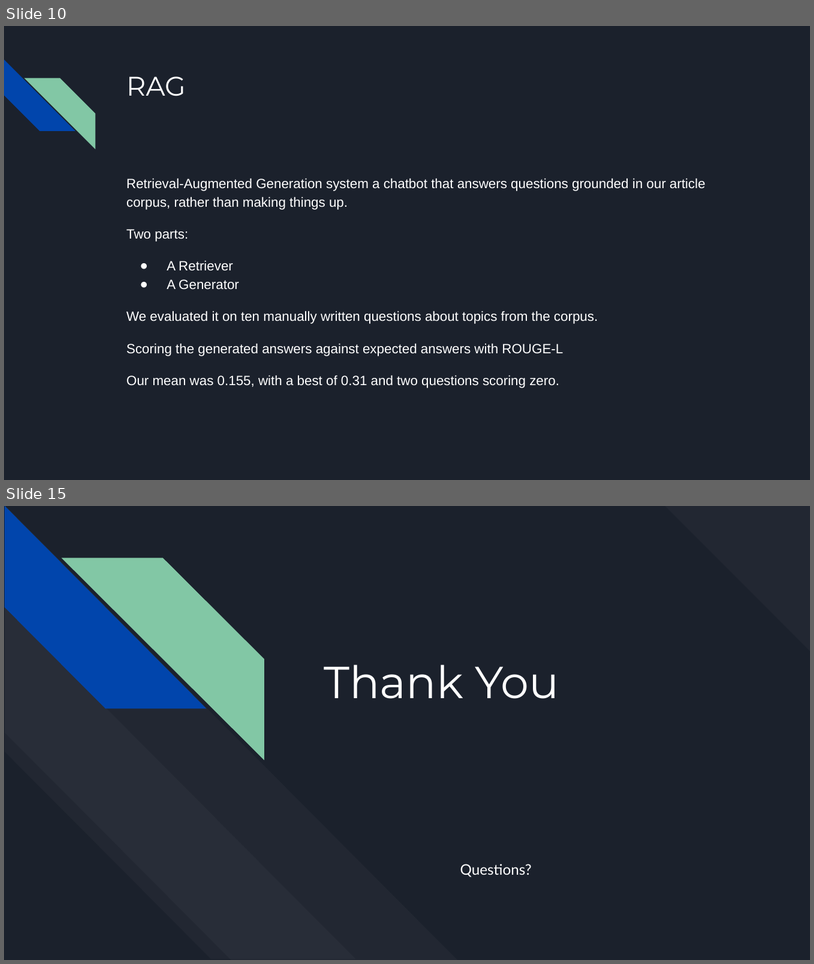
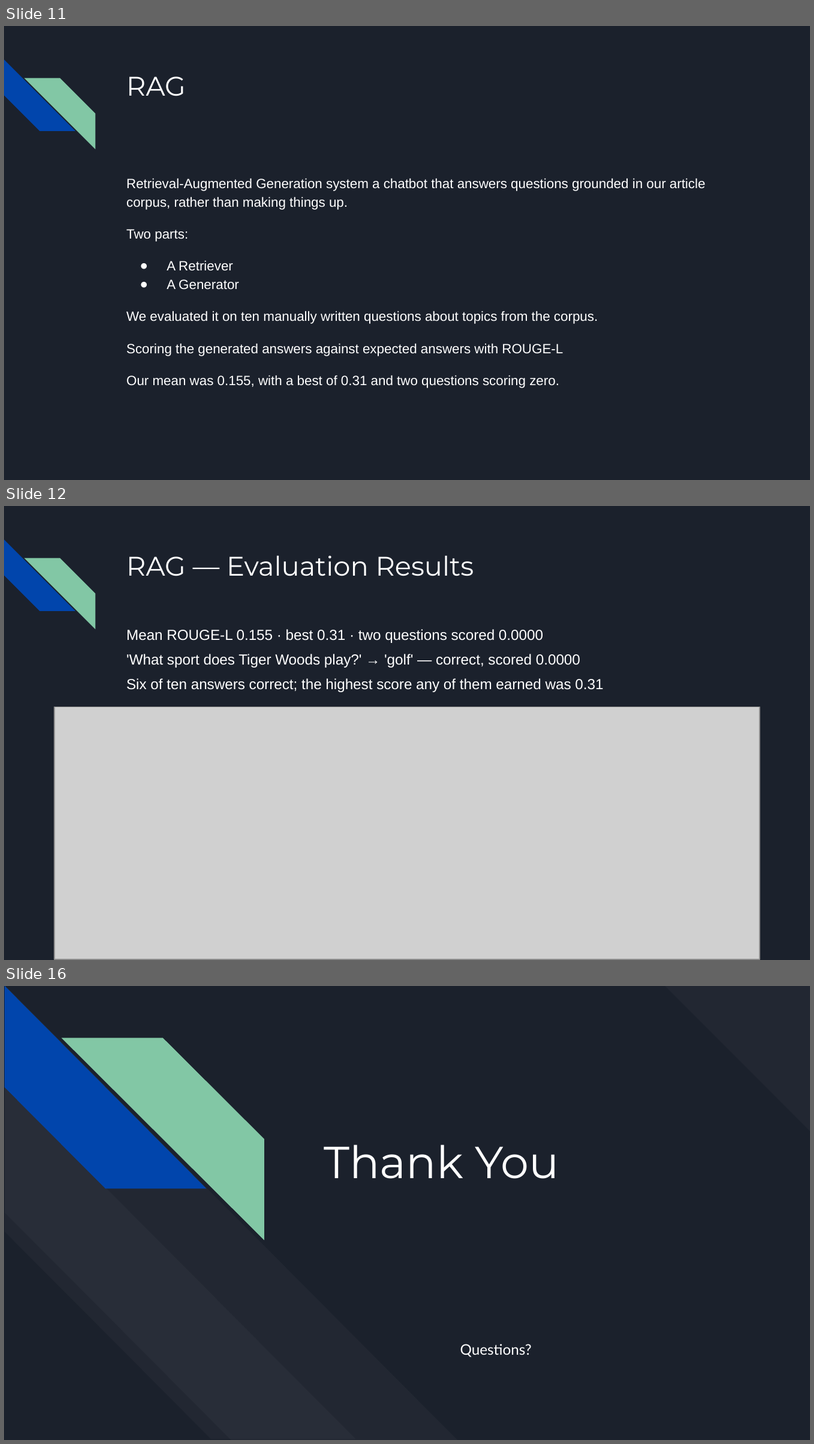
Before and after one commit to Geoanto8043/itc6110-nlp-project, a slide deck: report/NLP BBC Project .pptx. Shown one above the other, each under a label of ours: slides 10 and 15 before the commit, slides 11, 12 and 16 after it; the slides between them are not shown. The pictures are 814x964 and 814x1444 pixels, drawn with LibreOffice and Linux fonts; fonts in the diff are those of the drawing; grey boxes stand for pictures. Boxes give left, top, right and bottom in pixels: in the first picture for what was removed or moved away, otherwise in the second. Text is boxed around its words. In the diff, an @@ line names an element or a change of style, - is before the commit and + after.

Commit message:
Add live app screenshots to report and deck (closes edit 2.6)

```diff
--- a/report/NLP BBC Project .pptx
+++ b/report/NLP BBC Project .pptx
@@ slide 12 added at [4,506,810,960], background #1B212C; not listed: 2 template elements that a slide beside it also shows @@
@@ title added at [126,555,474,576], 24 pt, text #FFFFFF @@
+RAG — Evaluation Results
@@ text added at [126,629,603,692], 13 pt, text #FFFFFF @@
+Mean ROUGE-L 0.155 · best 0.31 · two questions scored 0.0000
+'What sport does Tiger Woods play?' → 'golf' — correct, scored 0.0000
+Six of ten answers correct; the highest score any of them earned was 0.31
@@ picture added at [54,707,759,959] @@
@@ what was slide 10 is now slide 11 @@
@@ what was slide 15 is now slide 16 @@
```
Also in this commit, not shown: 5 slides changed, 2 other slides added, 2 slides removed, 3 other files.
